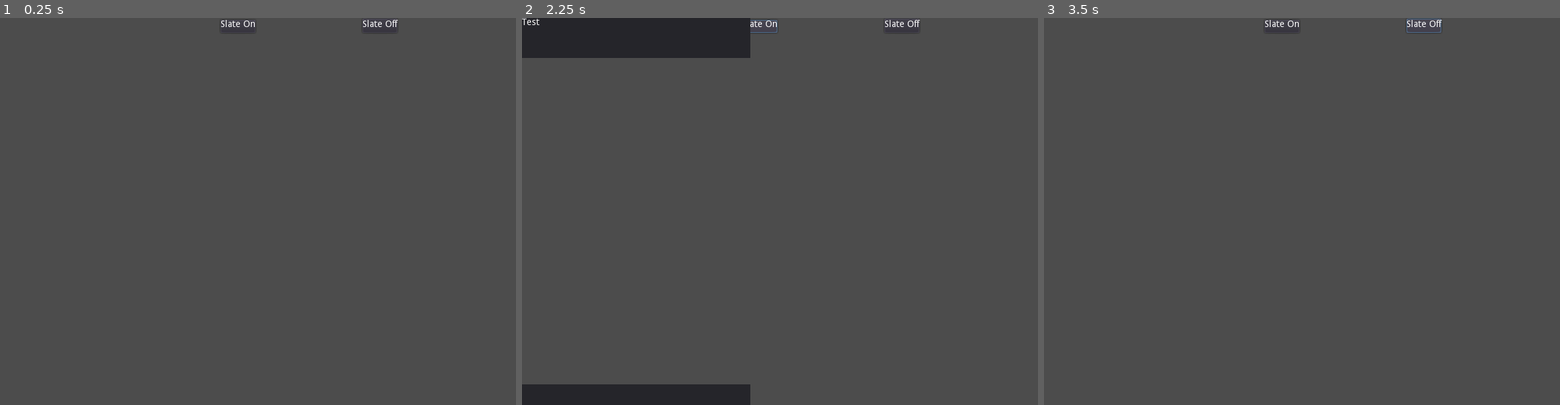
Above: before the commit, frames 1-3 (left to right).
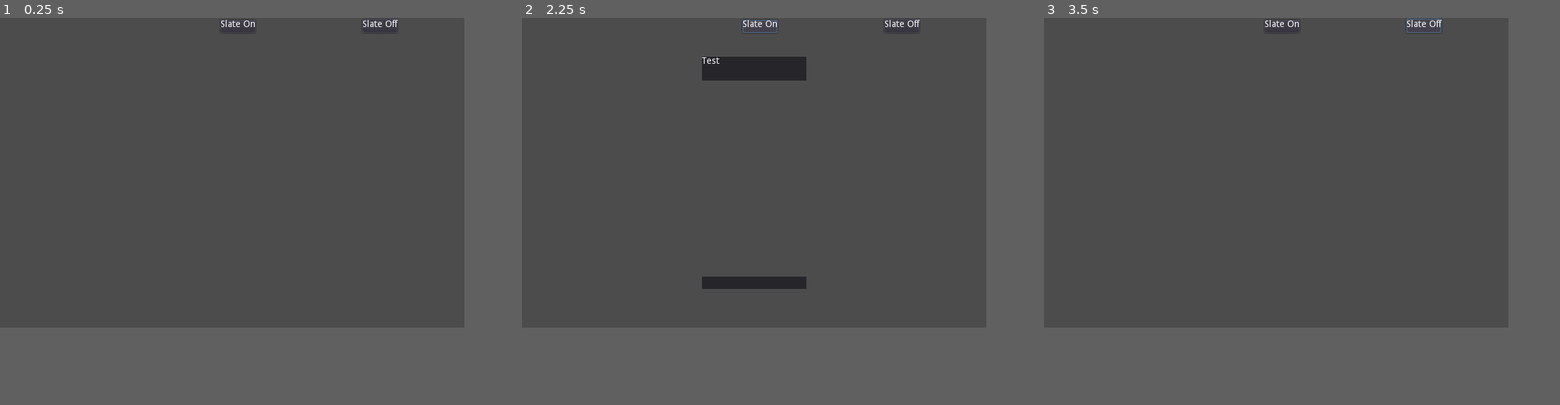
Above: after the commit, the same moments.

Repository: ThomasApplewhite/LexGame
Game: Godot game, scene res://Scripts_Scenes/TestScenes/ConversationEntryTester.tscn
Two runs of this game, one before a commit and one after it. Both use one fixed random seed, a clock stepped at 60 frames per second and the inputs below.
Inputs:
- Up to frame 1 (0.25 s): no input
- Up to frame 2 (2.25 s): click "Slate On" at 0.5 s; click "Slate Off" at 1.25 s; click "Slate On" at 2 s
- Up to frame 3 (3.5 s): click "Slate Off" at 2.75 s
In our replay, the window is 800x600 before the commit and 720x480 after it. These sizes can differ from the game's own. Grey fills any space a smaller window leaves; there, only what the larger window draws over its background counts as a difference.

The runs differ from the first frame. In frame 1, only the window size differs. In frame 2, 8.7% of the frame differs, in the area x 0-56%, y 0-100%; in frame 3, only the window size differs.

Commit message:
Set Game Window Size and Resized Appslates
AppSlate and TextMessengerAppSlate also got a black background to make
formatting them easier. ConversationAppSlate doesn't need one because it
already has a header and footer.

Diff:
--- a/Scripts_Scenes/PhoneScenes/AppSlates/AppSlate.tscn
+++ b/Scripts_Scenes/PhoneScenes/AppSlates/AppSlate.tscn
@@ -3,6 +3,17 @@
 [ext_resource path="res://Scripts_Scenes/PhoneScenes/AppSlates/AppSlate.gd" type="Script" id=1]
 
 [node name="AppSlateControl" type="Control"]
+anchor_left = 0.5
+anchor_top = 0.5
+anchor_right = 0.5
+anchor_bottom = 0.5
+margin_left = -81.0
+margin_top = -180.0
+margin_right = 81.0
+margin_bottom = 180.0
+script = ExtResource( 1 )
+
+[node name="DebugBorderColorRect" type="ColorRect" parent="."]
 anchor_right = 1.0
 anchor_bottom = 1.0
-script = ExtResource( 1 )
+color = Color( 0, 0, 0, 1 )
--- a/Scripts_Scenes/PhoneScenes/AppSlates/GameplayAppSlates/TextMessenger/ConversationAppSlate.tscn
+++ b/Scripts_Scenes/PhoneScenes/AppSlates/GameplayAppSlates/TextMessenger/ConversationAppSlate.tscn
@@ -3,8 +3,14 @@
 [ext_resource path="res://Scripts_Scenes/PhoneScenes/AppSlates/GameplayAppSlates/TextMessenger/ConversationAppSlate.gd" type="Script" id=1]
 
 [node name="ConversationAppSlateControl" type="Control"]
-anchor_bottom = 1.0
-margin_right = 354.0
+anchor_left = 0.5
+anchor_top = 0.5
+anchor_right = 0.5
+anchor_bottom = 0.5
+margin_left = -81.0
+margin_top = -180.0
+margin_right = 81.0
+margin_bottom = 180.0
 script = ExtResource( 1 )
 
 [node name="VBoxContainer" type="VBoxContainer" parent="."]
@@ -14,8 +20,8 @@
 size_flags_vertical = 3
 
 [node name="HeaderControl" type="Control" parent="VBoxContainer"]
-margin_right = 354.0
-margin_bottom = 62.0
+margin_right = 162.0
+margin_bottom = 37.0
 size_flags_horizontal = 3
 size_flags_vertical = 3
 
@@ -33,9 +39,9 @@
 text = "TEXT TEXT TEXT TEXT TEXT TEXT TEXT"
 
 [node name="TextControl" type="Control" parent="VBoxContainer"]
-margin_top = 66.0
-margin_right = 354.0
-margin_bottom = 564.0
+margin_top = 41.0
+margin_right = 162.0
+margin_bottom = 337.0
 size_flags_horizontal = 3
 size_flags_vertical = 3
 size_flags_stretch_ratio = 8.0
@@ -47,30 +53,30 @@
 size_flags_vertical = 3
 
 [node name="ScrollContainer" type="ScrollContainer" parent="VBoxContainer/TextControl/TextVBoxContainer"]
-margin_right = 354.0
-margin_bottom = 359.0
+margin_right = 162.0
+margin_bottom = 212.0
 size_flags_horizontal = 3
 size_flags_vertical = 3
 size_flags_stretch_ratio = 8.0
 
 [node name="MessageVBoxContainer" type="VBoxContainer" parent="VBoxContainer/TextControl/TextVBoxContainer/ScrollContainer"]
-margin_right = 354.0
-margin_bottom = 359.0
+margin_right = 162.0
+margin_bottom = 212.0
 size_flags_horizontal = 3
 size_flags_vertical = 3
 
 [node name="PromptControl" type="Control" parent="VBoxContainer/TextControl/TextVBoxContainer"]
-margin_top = 363.0
-margin_right = 354.0
-margin_bottom = 498.0
+margin_top = 216.0
+margin_right = 162.0
+margin_bottom = 296.0
 size_flags_horizontal = 3
 size_flags_vertical = 3
 size_flags_stretch_ratio = 3.0
 
 [node name="FooterControl" type="Control" parent="VBoxContainer"]
-margin_top = 568.0
-margin_right = 354.0
-margin_bottom = 600.0
+margin_top = 341.0
+margin_right = 162.0
+margin_bottom = 360.0
 size_flags_horizontal = 3
 size_flags_vertical = 3
 size_flags_stretch_ratio = 0.5
--- a/Scripts_Scenes/PhoneScenes/AppSlates/GameplayAppSlates/TextMessenger/TextMessengerAppSlate.tscn
+++ b/Scripts_Scenes/PhoneScenes/AppSlates/GameplayAppSlates/TextMessenger/TextMessengerAppSlate.tscn
@@ -4,8 +4,14 @@
 [ext_resource path="res://Scripts_Scenes/PhoneScenes/AppSlates/GameplayAppSlates/TextMessenger/ConversationEntryNode.tscn" type="PackedScene" id=2]
 
 [node name="TextMessengerAppSlateControl" type="Control"]
-anchor_right = 1.0
-anchor_bottom = 1.0
+anchor_left = 0.5
+anchor_top = 0.5
+anchor_right = 0.5
+anchor_bottom = 0.5
+margin_left = -81.0
+margin_top = -180.0
+margin_right = 81.0
+margin_bottom = 180.0
 script = ExtResource( 1 )
 
 [node name="DadConversationEntryNode" parent="." instance=ExtResource( 2 )]
@@ -13,6 +19,11 @@
 [node name="MomConversationEntryNode" parent="." instance=ExtResource( 2 )]
 
 [node name="TommyConversationEntryNode" parent="." instance=ExtResource( 2 )]
+
+[node name="DebugBorderColorRect" type="ColorRect" parent="."]
+anchor_right = 1.0
+anchor_bottom = 1.0
+color = Color( 0, 0, 0, 1 )
 
 [connection signal="GameStoryBeatAdvanced" from="." to="DadConversationEntryNode" method="_on_game_story_beat_advanced"]
 [connection signal="GameStoryBeatAdvanced" from="." to="MomConversationEntryNode" method="_on_game_story_beat_advanced"]
--- a/project.godot
+++ b/project.godot
@@ -56,7 +56,8 @@
 
 [display]
 
-window/size/width=800
+window/size/width=720
+window/size/height=480
 window/size/resizable=false
 window/vsync/use_vsync=false
 
Not shown, changed: Documentation/Phone/AppSlates/AppSlate.md
Not shown, changed: Documentation/WhatIsAndIsNotInFirstPlayable.md
